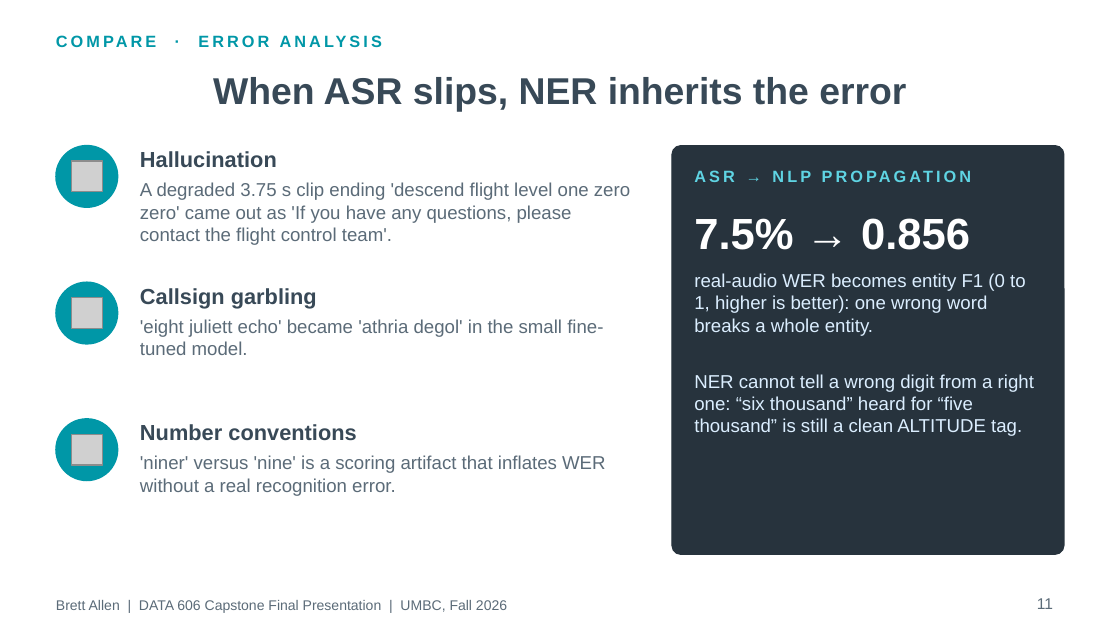
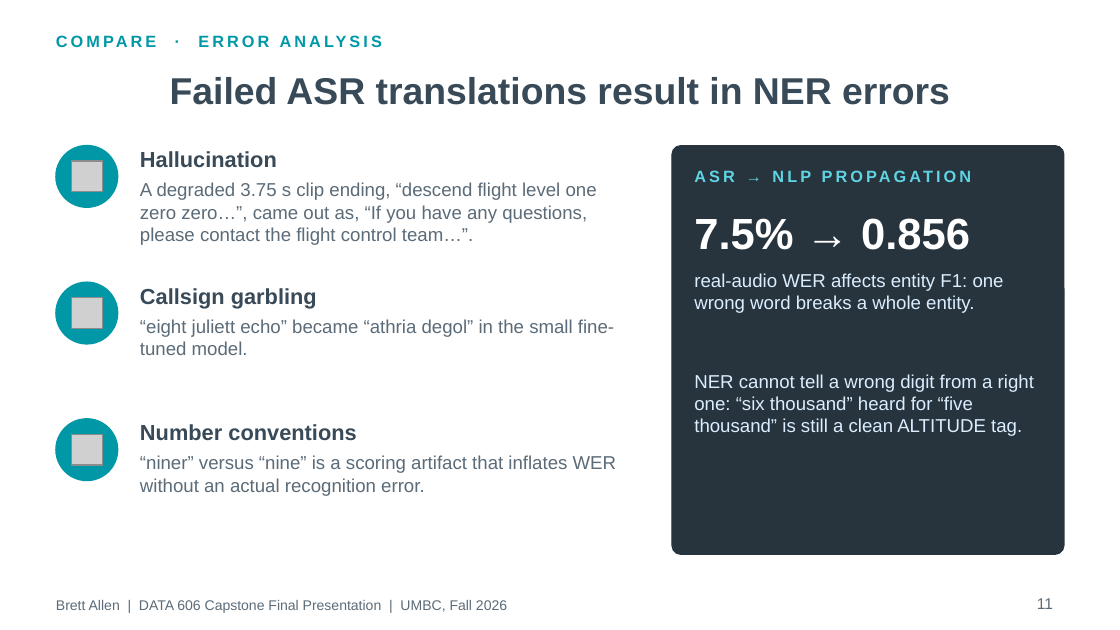
Before and after one commit to BrettFX/UMBC-DATA606-Capstone, a slide deck: slide 11 of docs/Allen_DATA_606_Capstone_Final.pptx. Drawn at 1120x630 pixels with LibreOffice and Linux fonts; fonts in the diff are those of the drawing; grey boxes stand for pictures. Boxes give left, top, right and bottom in pixels: in the first picture for what was removed or moved away, otherwise in the second. Text is boxed around its words. In the diff, an @@ line names an element or a change of style, - is before the commit and + after.

Commit message:
Update final presentation slides Adjust wording and visuals, etc.

```diff
--- a/docs/Allen_DATA_606_Capstone_Final.pptx
+++ b/docs/Allen_DATA_606_Capstone_Final.pptx
@@ title at (170, 77, 950, 105): text changed @@
-When ASR slips, NER inherits the error
+Failed ASR translations result in NER errors
@@ text at (140, 182, 597, 245): text changed @@
-A degraded 3.75 s clip ending 'descend flight level one zero zero' came out as 'If you have any questions, please contact the flight control team'.
+A degraded 3.75 s clip ending, “descend flight level one zero zero…”, came out as, “If you have any questions, please contact the flight control team…”.
@@ text at (694, 273, 1004, 313): text changed @@
-real-audio WER becomes entity F1 (0 to 1, higher is better): one wrong word breaks a whole entity.
+real-audio WER affects entity F1: one wrong word breaks a whole entity.
@@ text at (140, 319, 614, 355): text changed @@
-'eight juliett echo' became 'athria degol' in the small fine-tuned model.
+“eight juliett echo” became “athria degol” in the small fine-tuned model.
@@ text at (140, 455, 616, 496): text changed @@
-'niner' versus 'nine' is a scoring artifact that inflates WER without a real recognition error.
+“niner” versus “nine” is a scoring artifact that inflates WER without an actual recognition error.
```
Also in this commit, not shown: 16 other slides changed, 1 other file.
